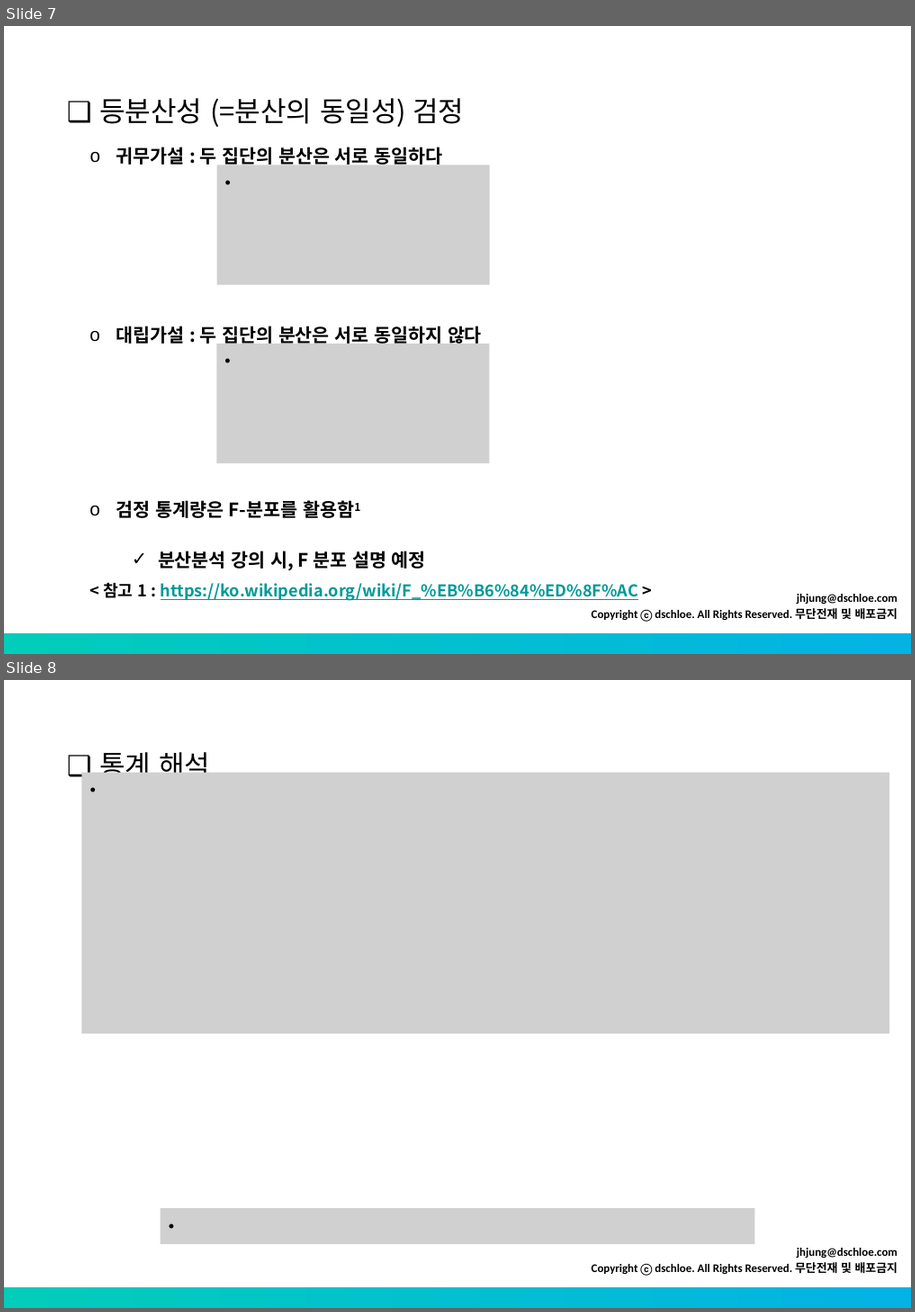
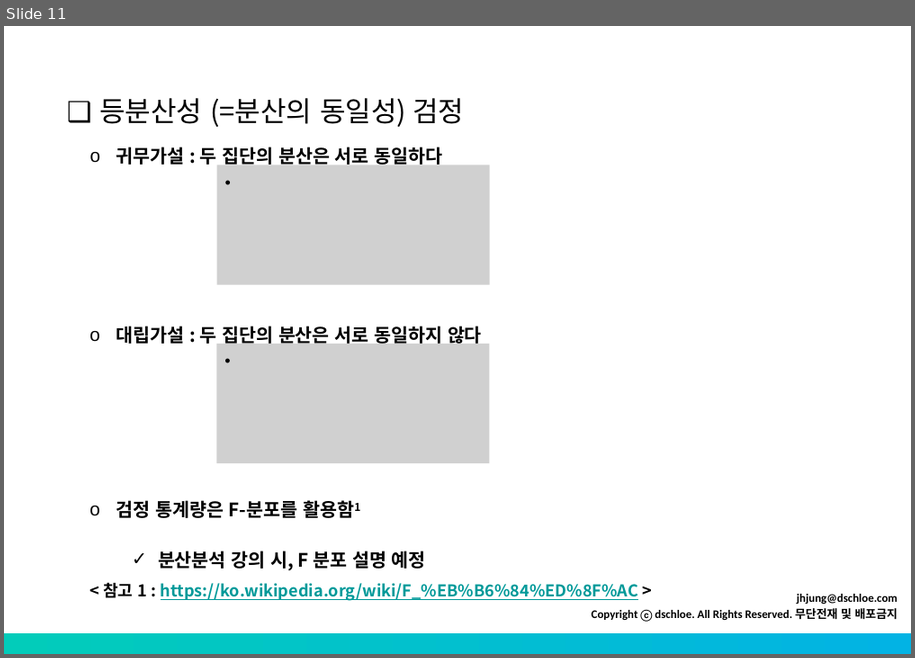
Before and after one commit to ycko725/R_edu, a slide deck: source_2021/2_day_stat_regression/source/기초통계 - t-test.pptx. Shown one above the other, each under a label of ours: slides 7 and 8 before the commit, slide 11 after it. The pictures are 915x1312 and 915x658 pixels, drawn with LibreOffice and Linux fonts; fonts in the diff are those of the drawing; grey boxes stand for pictures. Boxes give left, top, right and bottom in pixels: in the first picture for what was removed or moved away, otherwise in the second. Text is boxed around its words. In the diff, an @@ line names an element or a change of style, - is before the commit and + after.

```diff
--- a/source_2021/2_day_stat_regression/source/기초통계 - t-test.pptx
+++ b/source_2021/2_day_stat_regression/source/기초통계 - t-test.pptx
@@ slide 8 removed at [4, 680, 911, 1308], background #FFFFFF; not listed: 2 template elements that a slide beside it also shows @@
@@ text removed at [99, 748, 210, 773] @@
-❑ 통계 해석
@@ picture removed at [82, 772, 890, 1034] @@
@@ picture removed at [161, 1208, 756, 1244] @@
@@ what was slide 7 is now slide 11 @@
```
Also in this commit, not shown: 1 slide changed, 4 slides added, 2 other slides removed, 1 other file.
